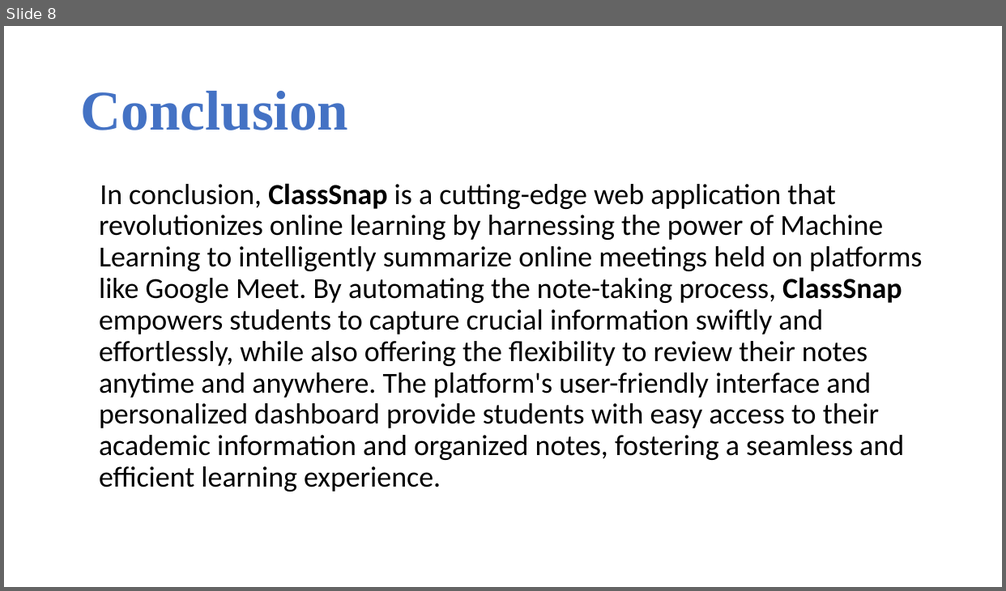
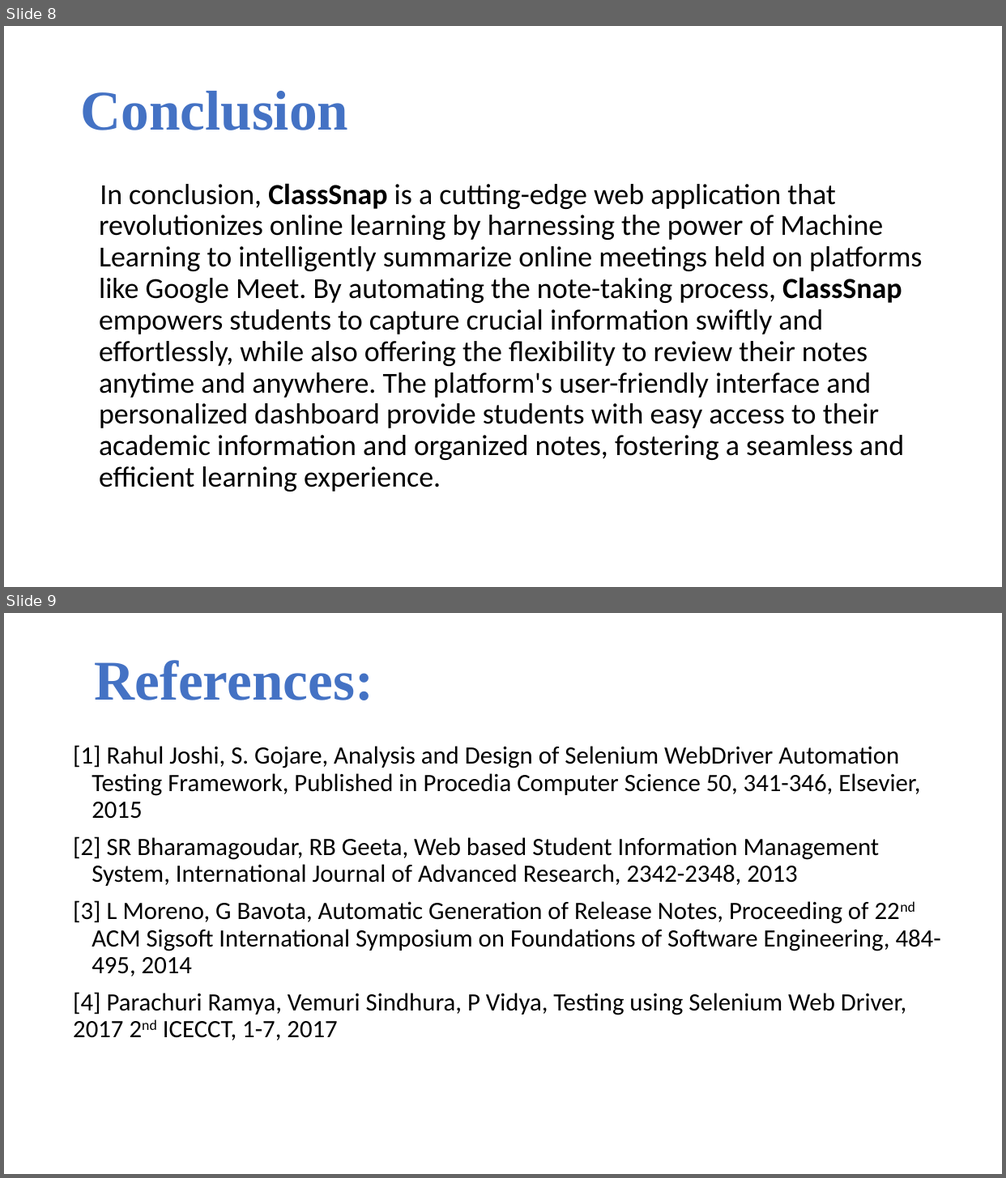
Before and after one commit to SkySingh04/ClassSnap, a slide deck: ClassSnap.pptx. Shown one above the other, each under a label of ours: slide 8 before the commit, slides 8 and 9 after it. The pictures are 1006x591 and 1006x1178 pixels, drawn with LibreOffice and Linux fonts; fonts in the diff are those of the drawing. Boxes give left, top, right and bottom in pixels: in the first picture for what was removed or moved away, otherwise in the second. Text is boxed around its words. In the diff, an @@ line names an element or a change of style, - is before the commit and + after.

```diff
--- a/ClassSnap.pptx
+++ b/ClassSnap.pptx
@@ slide 9 added at [4, 613, 1002, 1174], background #FFFFFF @@
@@ text added at [94, 660, 373, 700], 54 pt, text #4472C4, bold @@
+References:
@@ text added at [73, 745, 941, 1041], 24 pt, text #000000 @@
+[1] Rahul Joshi, S. Gojare, Analysis and Design of Selenium WebDriver Automation Testing Framework, Published in Procedia Computer Science 50, 341-346, Elsevier, 2015
+[2] SR Bharamagoudar, RB Geeta, Web based Student Information Management System, International Journal of Advanced Research, 2342-2348, 2013
+[3] L Moreno, G Bavota, Automatic Generation of Release Notes, Proceeding of 22nd ACM Sigsoft International Symposium on Foundations of Software Engineering, 484-495, 2014
+[4] Parachuri Ramya, Vemuri Sindhura, P Vidya, Testing using Selenium Web Driver, 2017 2nd ICECCT, 1-7, 2017
```
Also in this commit, not shown: 1 slide changed, 1 other slide added, 2 slides removed.
